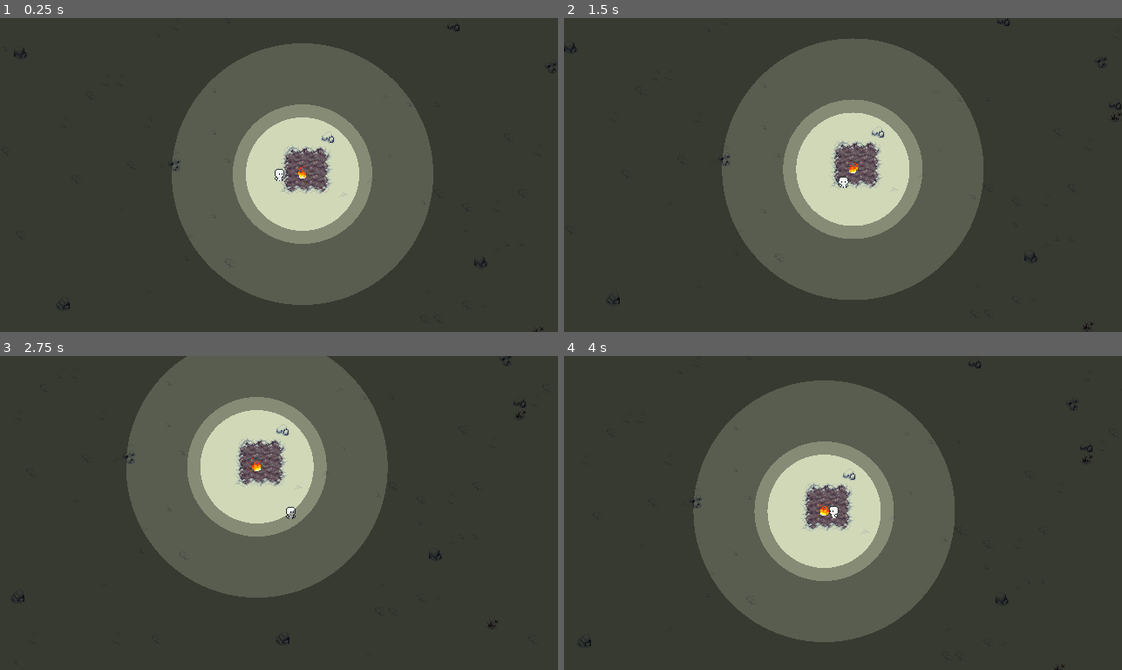
Above: before the commit, frames 1-4 (two rows, left to right).
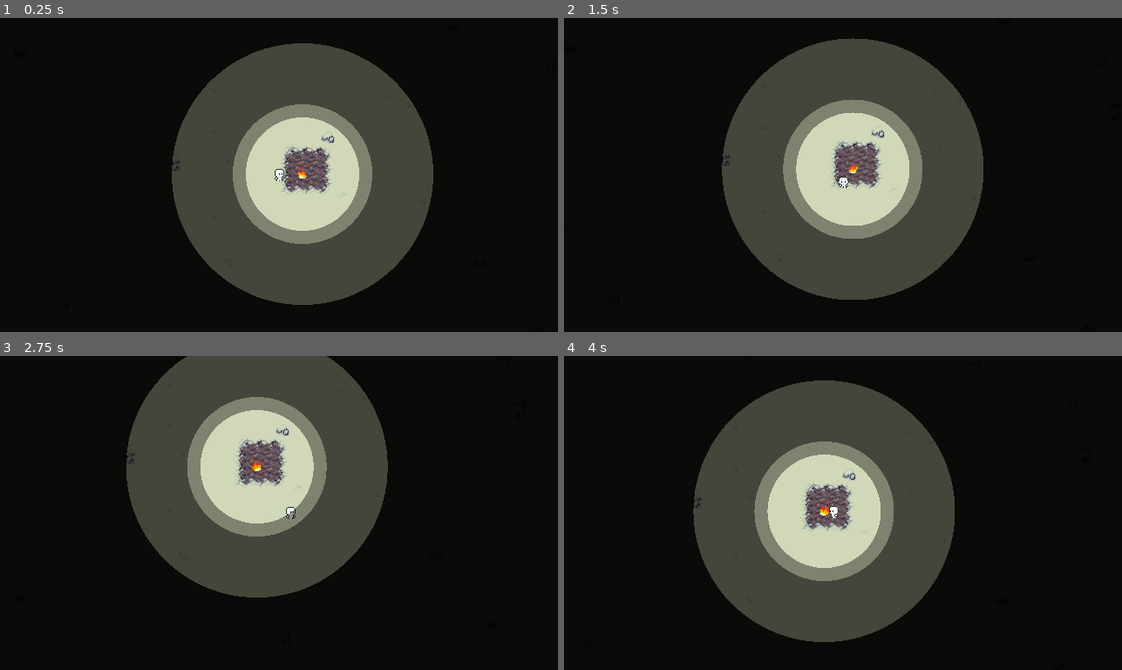
Above: after the commit, the same moments.

Repository: tbasten/stay-warm
Game: Godot game, scene res://Scenes/Main.tscn
Two runs of this game, one before a commit and one after it. Both use one fixed random seed, a clock stepped at 60 frames per second and the inputs below.
Inputs:
- Up to frame 1 (0.25 s): no input
- Up to frame 2 (1.5 s): tap Enter at 0.5 s; hold D (right) 0.53-1.28 s; hold S (down) from 1.28 s (still down)
- Up to frame 3 (2.75 s): release S (down) at 2.03 s; hold D (right) from 2.03 s (still down)
- Up to frame 4 (4 s): release D (right) at 2.78 s; hold W (up) 2.78-3.53 s; hold A (left) from 3.53 s (still down)

The runs differ from the first frame. In frame 1, 69% of the frame differs, in the area x 0-100%, y 0-100%; in frame 2, 69%; in frame 3, 70%; in frame 4, 69%.

Commit message:
light shader fixed

Diff:
--- a/Scenes/Main.tscn
+++ b/Scenes/Main.tscn
@@ -640,7 +640,7 @@
 
 [sub_resource type="ShaderMaterial" id="ShaderMaterial_h2vrk"]
 shader = ExtResource("4_oi1at")
-shader_parameter/modulate_color = Color(0, 0, 0, 0.733333)
+shader_parameter/modulate_color = Color(0, 0, 0, 0.952941)
 shader_parameter/black_point = Color(0, 0, 0, 0)
 shader_parameter/lights = null
 shader_parameter/number_of_lights = 1
